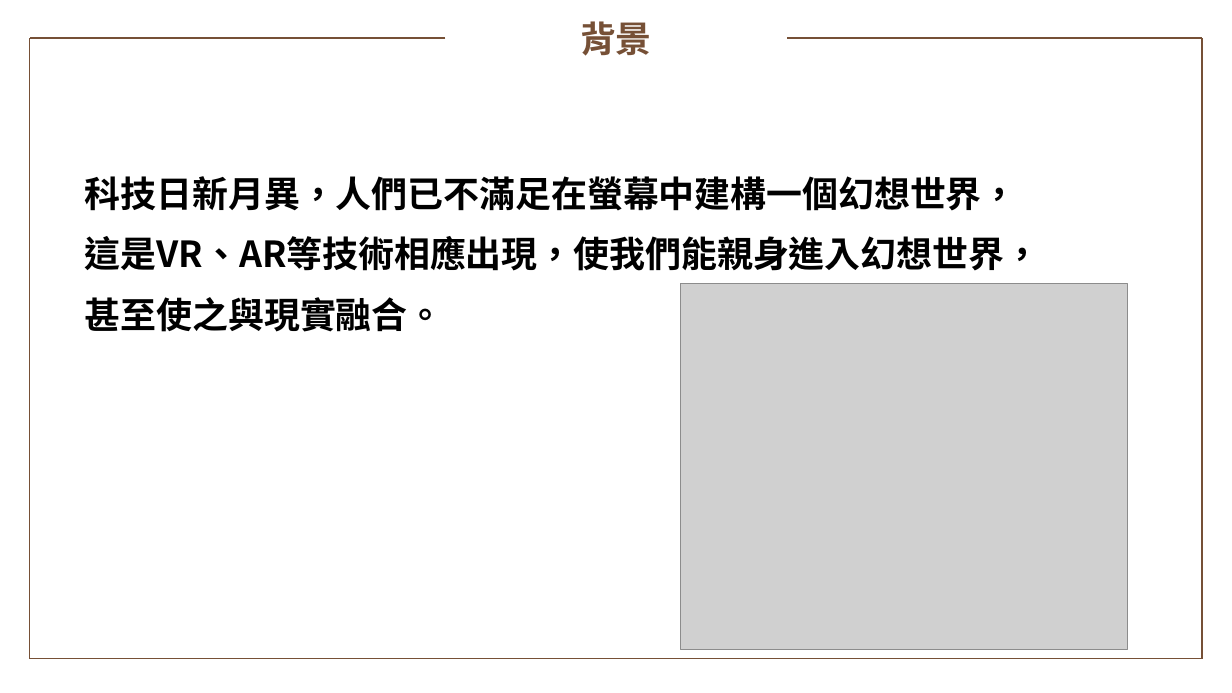
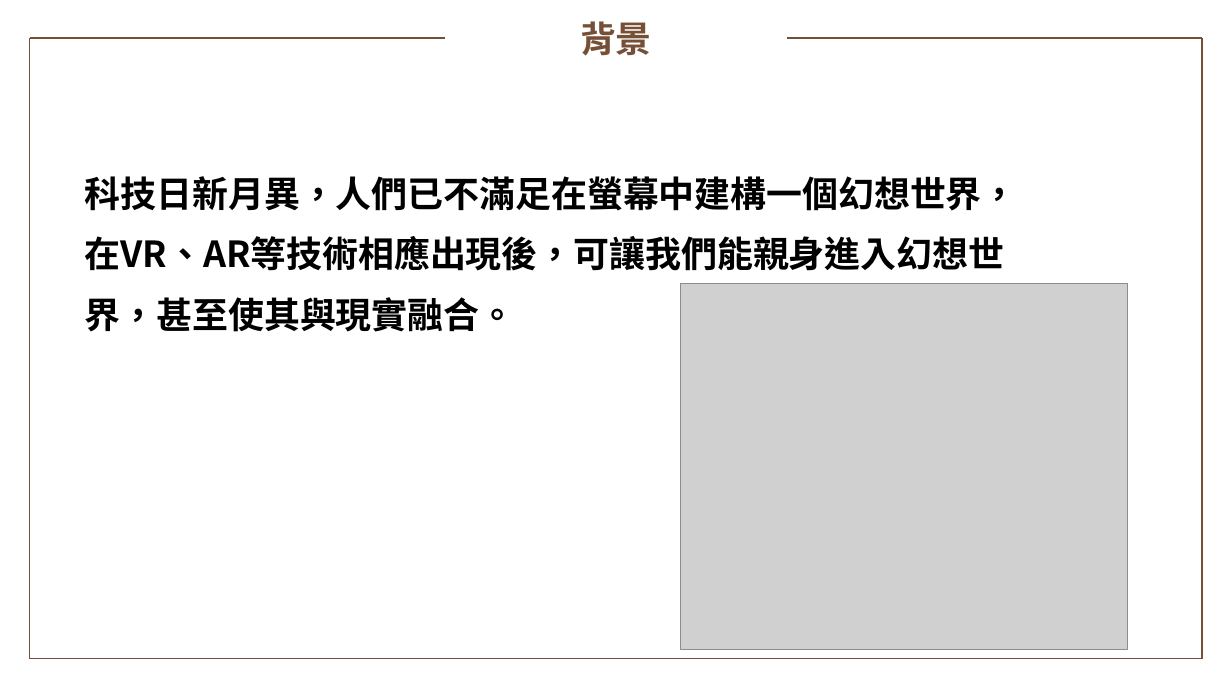
Before and after one commit to 02543420/107_SE_Team-12, a slide deck: slide 3 of 107_SE_Team12_AR RPG結合區域行銷.pptx. Drawn at 1232x693 pixels with LibreOffice and Linux fonts; fonts in the diff are those of the drawing; grey boxes stand for pictures; background and template pictures are left out. Boxes give left, top, right and bottom in pixels: in the first picture for what was removed or moved away, otherwise in the second. Text is boxed around its words. In the diff, an @@ line names an element or a change of style, - is before the commit and + after.

Commit message:
錯字修正

```diff
--- a/107_SE_Team12_AR RPG結合區域行銷.pptx
+++ b/107_SE_Team12_AR RPG結合區域行銷.pptx
@@ text at <box>85,176,1018,332</box>: text changed @@
-科技日新月異，人們已不滿足在螢幕中建構一個幻想世界，這是VR、AR等技術相應出現，使我們能親身進入幻想世界，甚至使之與現實融合。
+科技日新月異，人們已不滿足在螢幕中建構一個幻想世界，在VR、AR等技術相應出現後，可讓我們能親身進入幻想世界，甚至使其與現實融合。
```
